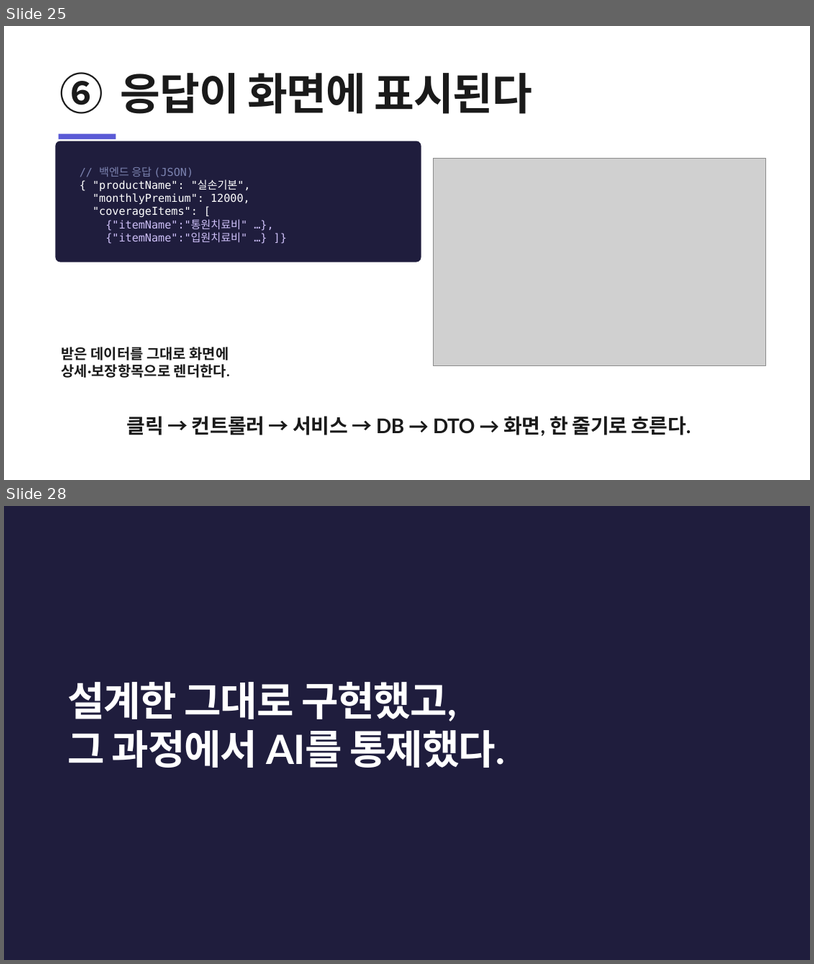
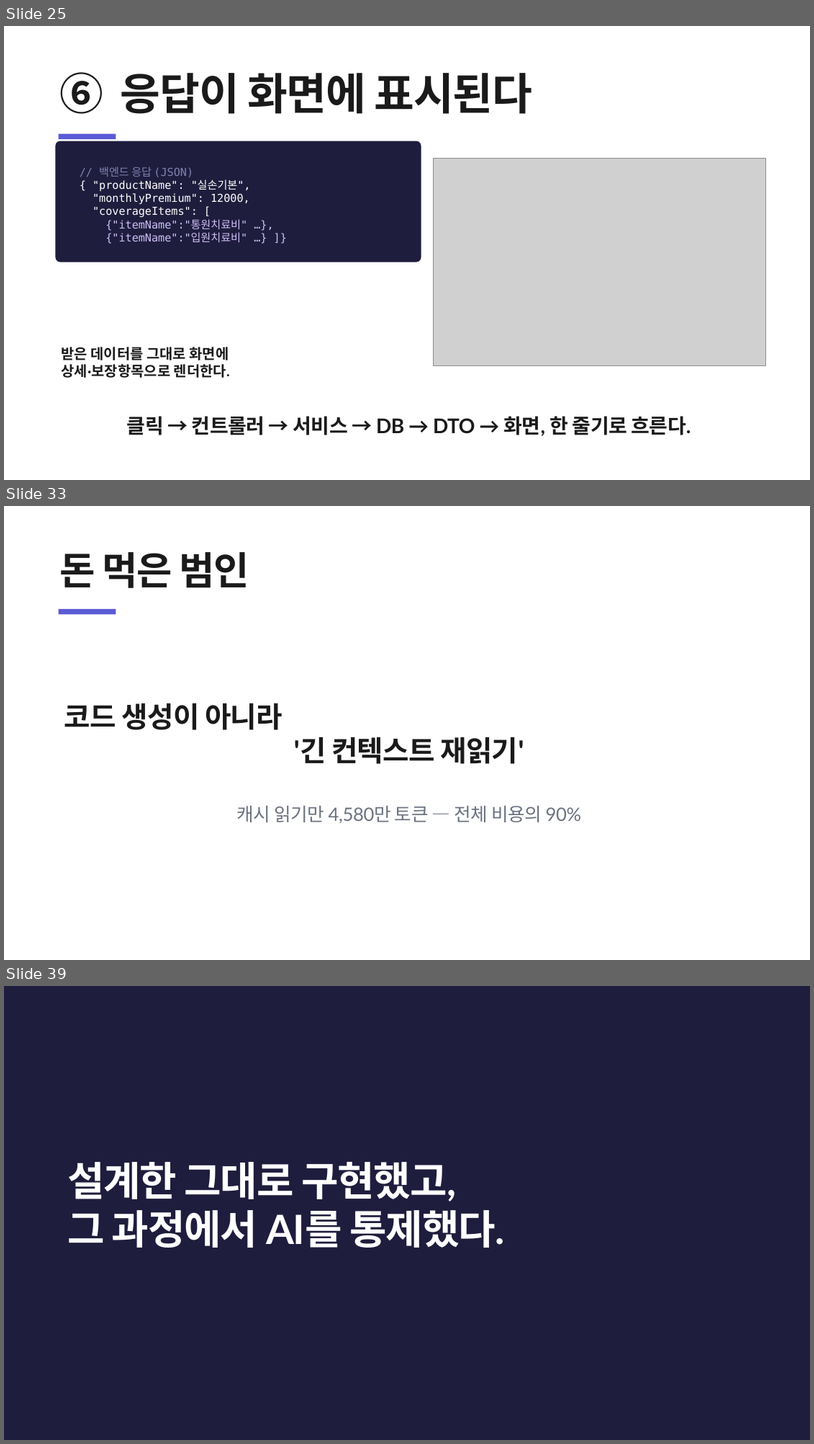
Before and after one commit to heyoonyoon/distributed-programming, a slide deck: docs/presentation/보험발표-figma.pptx. Shown one above the other, each under a label of ours: slides 25 and 28 before the commit, slides 25, 33 and 39 after it; the slides between them are not shown. The pictures are 814x964 and 814x1444 pixels, drawn with LibreOffice and Linux fonts; fonts in the diff are those of the drawing; grey boxes stand for pictures. Boxes give left, top, right and bottom in pixels: in the first picture for what was removed or moved away, otherwise in the second. Text is boxed around its words. In the diff, an @@ line names an element or a change of style, - is before the commit and + after.

```diff
--- a/docs/presentation/보험발표-figma.pptx
+++ b/docs/presentation/보험발표-figma.pptx
@@ slide 33 added at bbox=[4, 506, 810, 960], background #FFFFFF @@
@@ text added at bbox=[59, 552, 250, 588], 46 pt, text #1A1A1A, bold @@
+돈 먹은 범인
@@ rectangle added at bbox=[59, 609, 116, 614], fill #5B5BD6 @@
@@ text added at bbox=[64, 703, 524, 764], 34 pt, text #1A1A1A, bold @@
+코드 생성이 아니라
+'긴 컨텍스트 재읽기'
@@ text added at bbox=[237, 806, 582, 823], 22 pt, text #6B7280 @@
+캐시 읽기만 4,580만 토큰 — 전체 비용의 90%
@@ what was slide 28 is now slide 39 @@
```
Also in this commit, not shown: 12 other slides added, 2 slides removed, 1 other file.
